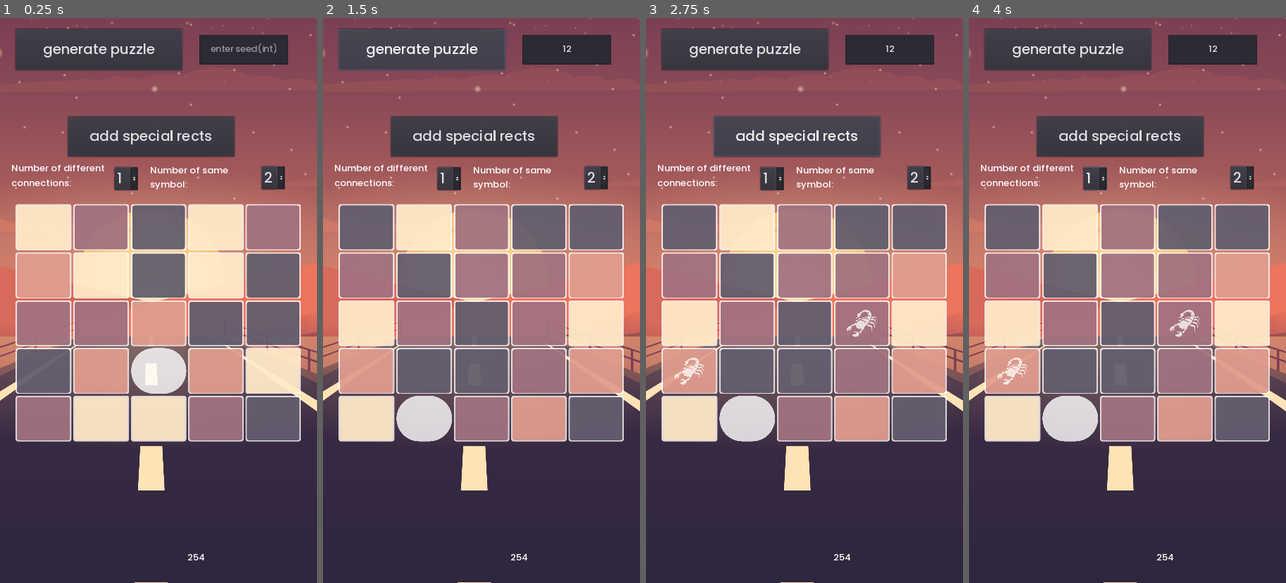
Above: before the commit, frames 1-4 (left to right).
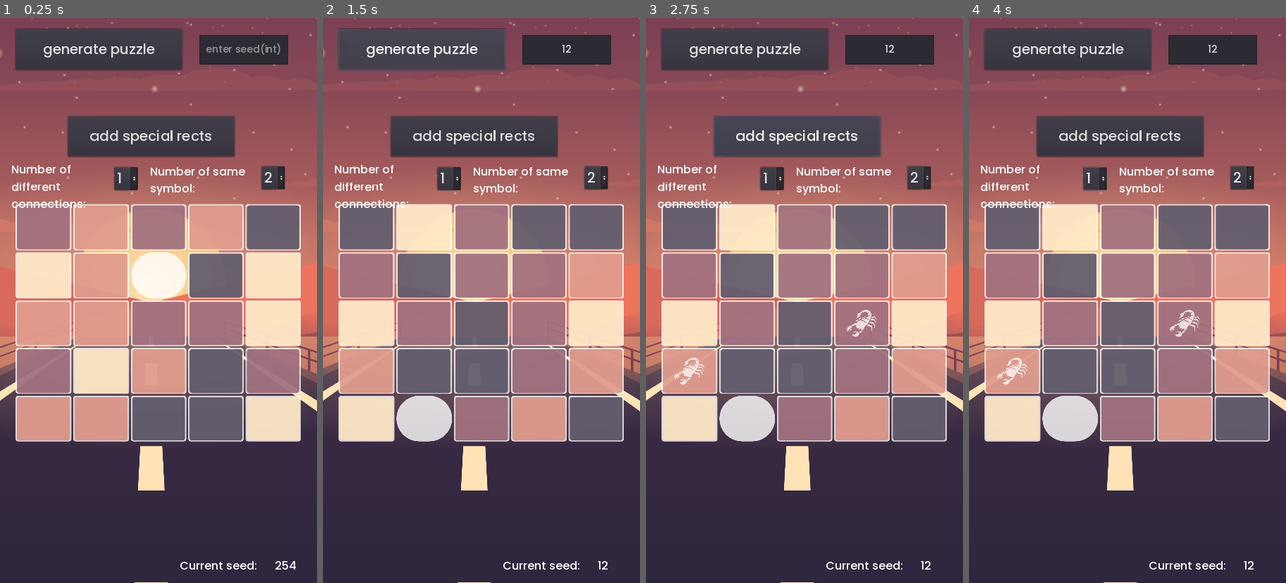
Above: after the commit, the same moments.

Repository: Cofica17/ColorCubes
Game: Godot game, scene res://scenes/Game.tscn
The game is run twice, just before and just after one commit, with the same random seed, the same clock (stepped at 60 frames per second) and the same inputs. The engine's default icon, where the game draws it, is replaced by a stand-in: a white triangle on a blue panel in a dark square.
Inputs (mouse positions are in pixels of both pictures, inside the frame that each line leads up to):
- Up to frame 1 (0.25 s): no input
- Up to frame 2 (1.5 s): click (567, 51) at 0.52 s; type "12" at 0.6 s; click "generate puzzle" at 1.25 s
- Up to frame 3 (2.75 s): click "add special rects" at 2 s
- Up to frame 4 (4 s): click "1" at 2.75 s; click "2" at 3.5 s

The runs differ from the first frame. In frame 1, 34% of the frame differs, in the area x 3-95%, y 4-98%; in frame 2, 1.1%; in frame 3, 1.1%; in frame 4, 1.1%.

Commit message:
correctly updating seed number

Diff:
--- a/scenes/Game.tscn
+++ b/scenes/Game.tscn
@@ -10,7 +10,11 @@
 font_data = ExtResource( 2 )
 
 [sub_resource type="DynamicFont" id=2]
-size = 21
+size = 27
+font_data = ExtResource( 2 )
+
+[sub_resource type="DynamicFont" id=3]
+size = 23
 font_data = ExtResource( 2 )
 
 [node name="Game" type="Control"]
@@ -133,13 +137,24 @@
 "_edit_use_anchors_": false
 }
 
-[node name="CurrentSeed" type="Label" parent="DEBUG_TBD"]
-margin_left = 425.919
-margin_top = 1205.97
-margin_right = 658.919
-margin_bottom = 1252.97
+[node name="21" type="Label" parent="DEBUG_TBD"]
+margin_left = 407.919
+margin_top = 1221.97
+margin_right = 640.919
+margin_bottom = 1268.97
 custom_fonts/font = SubResource( 2 )
 text = "Current seed: "
+__meta__ = {
+"_edit_use_anchors_": false
+}
+
+[node name="CurrentSeed" type="Label" parent="DEBUG_TBD"]
+margin_left = 623.919
+margin_top = 1221.97
+margin_right = 856.919
+margin_bottom = 1268.97
+custom_fonts/font = SubResource( 2 )
+text = "123"
 __meta__ = {
 "_edit_use_anchors_": false
 }
@@ -149,7 +164,7 @@
 margin_top = 38.1637
 margin_right = 655.474
 margin_bottom = 105.164
-custom_fonts/font = SubResource( 2 )
+custom_fonts/font = SubResource( 3 )
 align = 1
 placeholder_text = "enter seed(int)"
 __meta__ = {
--- a/scripts/Game.gd
+++ b/scripts/Game.gd
@@ -63,6 +63,12 @@
 	if not el_text.empty():
 		var s = int(el_text)
 		Global.RNG.seed = s
+		$DEBUG_TBD/CurrentSeed.text = str(s)
+	else:
+		var s = Global.RNG.randi() % 1000
+		Global.RNG.seed = s
+		Global.current_seed = s
+		$DEBUG_TBD/CurrentSeed.text = str(s)
 
 	added_connection_rects = false
 
Not shown: 1 places in scenes/Game.tscn that only renumber resources
